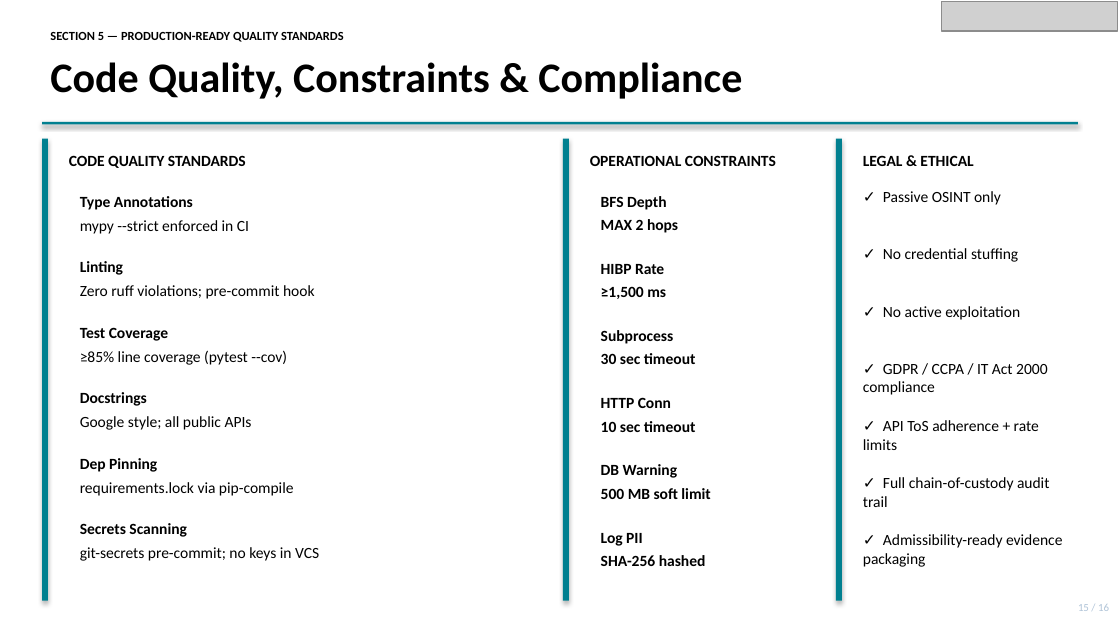
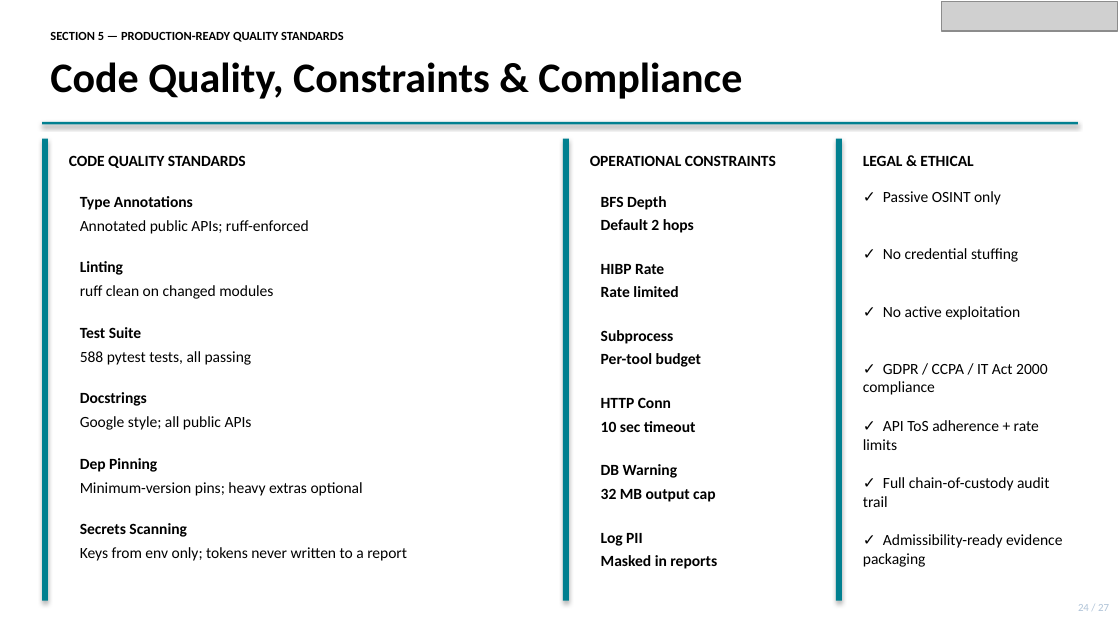
Before and after one commit to dhayarajas/gih, a slide deck: slide 24 of docs/Capstone.pptx (slide 19 before the commit). Drawn at 1120x630 pixels with LibreOffice and Linux fonts; fonts in the diff are those of the drawing; grey boxes stand for pictures. Boxes give left, top, right and bottom in pixels: in the first picture for what was removed or moved away, otherwise in the second. Text is boxed around its words. In the diff, an @@ line names an element or a change of style, - is before the commit and + after.

```diff
--- a/docs/Capstone.pptx
+++ b/docs/Capstone.pptx
@@ text at bbox=[80, 220, 309, 234]: text changed @@
-mypy --strict enforced in CI
+Annotated public APIs; ruff-enforced
@@ text at bbox=[601, 219, 694, 233]: text changed @@
-MAX 2 hops
+Default 2 hops
@@ text at bbox=[80, 285, 273, 299]: text changed @@
-Zero ruff violations; pre-commit hook
+ruff clean on changed modules
@@ text at bbox=[601, 286, 678, 297]: text changed @@
-≥1,500 ms
+Rate limited
@@ text at bbox=[80, 327, 141, 338]: text changed @@
-Test Coverage
+Test Suite
@@ text at bbox=[80, 351, 252, 365]: text changed @@
-≥85% line coverage (pytest --cov)
+588 pytest tests, all passing
@@ text at bbox=[601, 353, 701, 367]: text changed @@
-30 sec timeout
+Per-tool budget
@@ text at bbox=[80, 482, 363, 496]: text changed @@
-requirements.lock via pip-compile
+Minimum-version pins; heavy extras optional
@@ text at bbox=[601, 488, 715, 502]: text changed @@
-500 MB soft limit
+32 MB output cap
@@ text at bbox=[80, 547, 407, 561]: text changed @@
-git-secrets pre-commit; no keys in VCS
+Keys from env only; tokens never written to a report
@@ text at bbox=[601, 555, 717, 569]: text changed @@
-SHA-256 hashed
+Masked in reports
@@ text at bbox=[1078, 604, 1109, 611]: text changed @@
-15 / 16
+24 / 27
```
Also in this commit, not shown: 19 other slides changed, 7 slides added, 1 other file.
